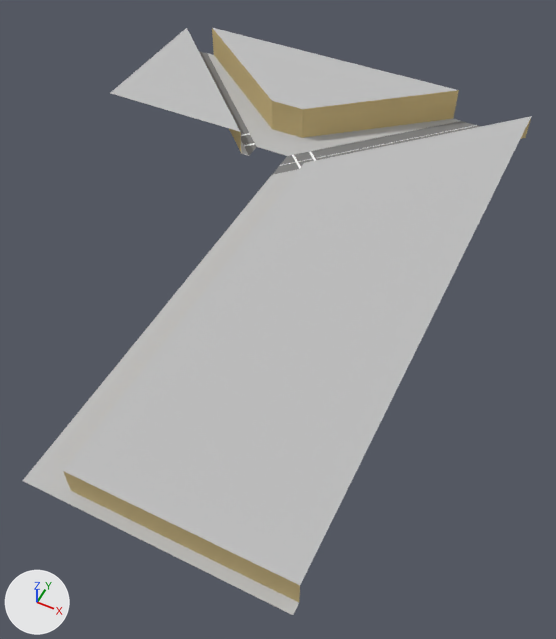
Two versions of the Blender file assets/buildings/capitan_moreno.blend, one commit apart.
The view is the same before and after, from a 50 mm lens placed at (68.7, -134.1, 109.1), pointed at (21.5, -39.8, -8.8). Arrows for +X, +Y and +Z are at lower left; the lights stay in place. The first picture is the older version. Objects named as collision shapes, trigger or cutter boxes, shadow casters or lower levels of detail are left out.
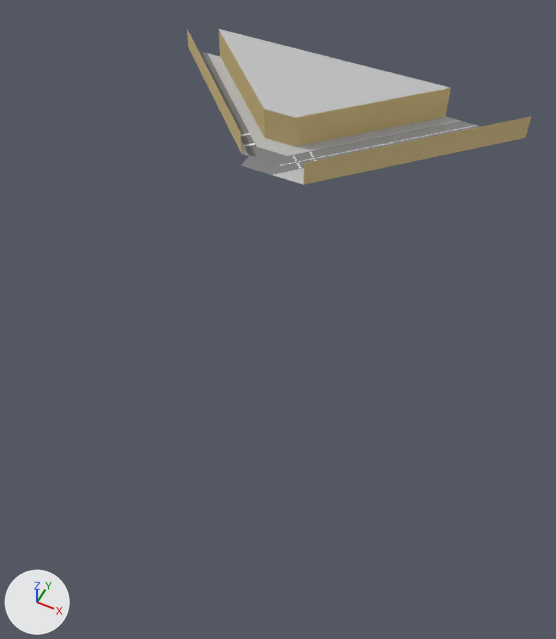
Where the change shows, as pixel boxes (x1, y1, x2, y2) in the pictures (556 x 639 px):
'Plane', reshaped (32% narrower, 73% shorter): before (23, 28, 532, 615); after (187, 29, 532, 185)
part 1 of me_plane, cut back: before (23, 28, 531, 615); after (210, 29, 460, 175)

Patch to the scene script:
```diff
--- a/assets/buildings/capitan_moreno.blend.py
+++ b/assets/buildings/capitan_moreno.blend.py
@@ me_plane @@
 # used by ob_plane; location = (0.0, 0.0, 0.0)
-me_plane.from_pydata(...)  # 50 vertices, 32 faces; spans x -42.0..52.0, y -96.0..32.0, z 0.0..8.0
+me_plane.from_pydata(...)  # 37 vertices, 21 faces; spans x -42.0..52.0, y -8.0..32.0, z 0.0..8.1
+# me_plane part 1
+# 14 vertices are removed from x -42.0..52.0, y -96.0..-4.0, z 0.0..6.1
+# 12 faces are deleted
+# 8 vertices move from x -34.0..34.0, y 8.0..32.0, z 0.1..8.0 to x -32.0..32.0, y 4.0..32.0, z 0.1..8.1
+# 1 vertex is added at (-4.0, -8.0, 0.0)
+# 1 new face joins them, mat_road (grey #808080)
 me_plane.materials.append(mat_grey)
```
